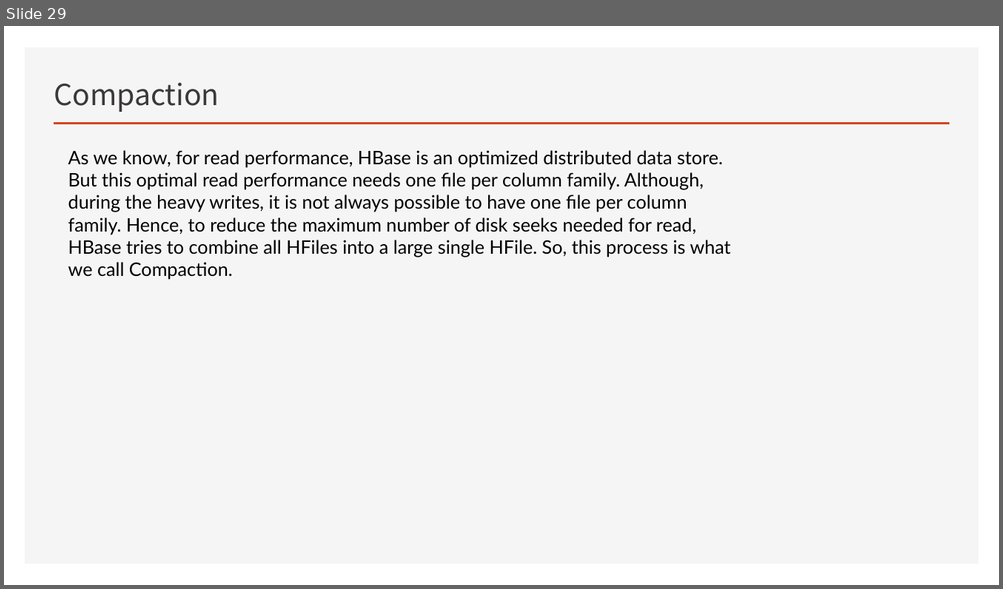
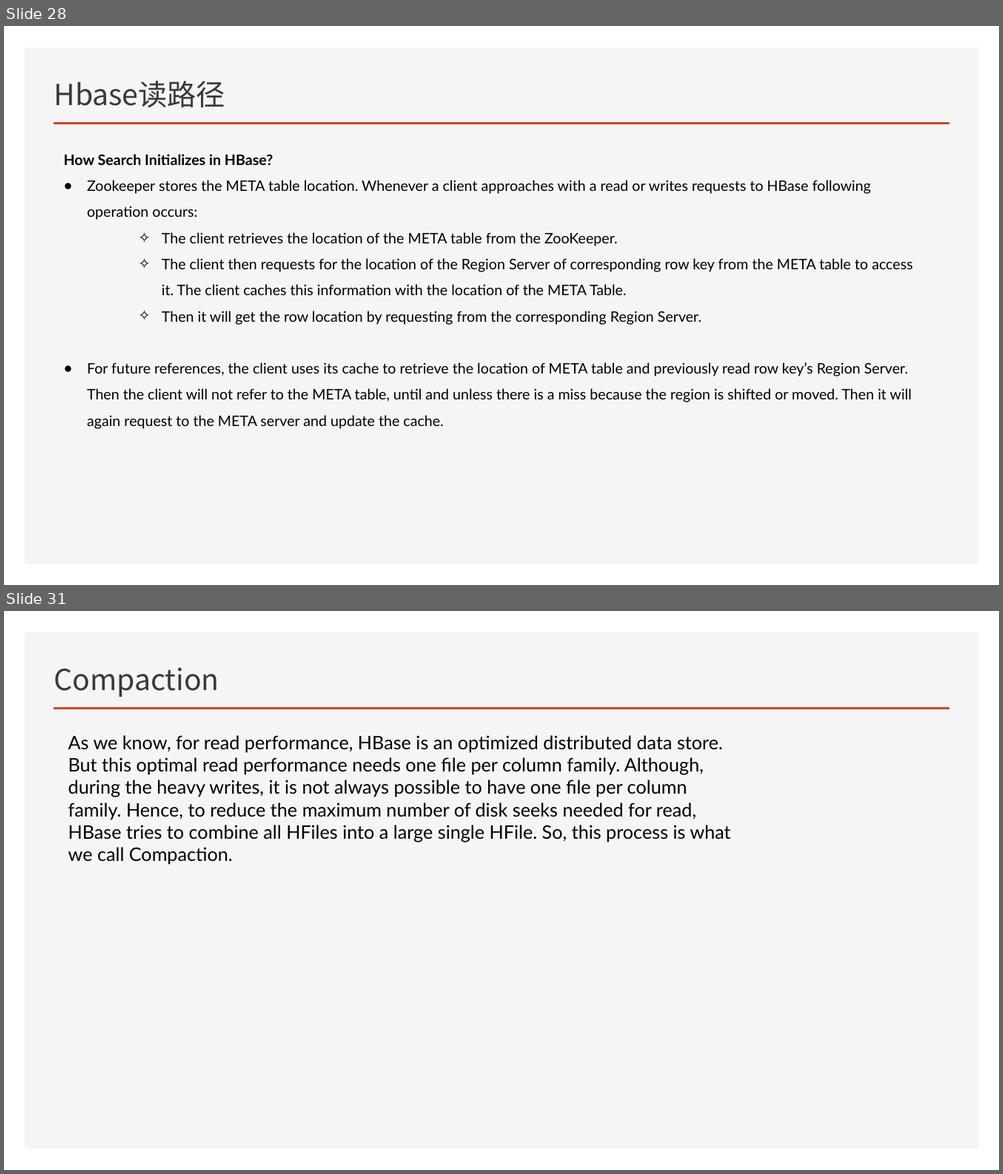
Before and after one commit to Zhangwusheng/Zhangwusheng.github.io, a slide deck: _posts/Hbase基本原理副本.pptx. Shown one above the other, each under a label of ours: slide 29 before the commit, slides 28 and 31 after it; the slides between them are not shown. The pictures are 1003x589 and 1003x1174 pixels, drawn with LibreOffice and Linux fonts; fonts in the diff are those of the drawing. Boxes give left, top, right and bottom in pixels: in the first picture for what was removed or moved away, otherwise in the second. Text is boxed around its words. In the diff, an @@ line names an element or a change of style, - is before the commit and + after.

```diff
--- a/_posts/Hbase基本原理副本.pptx
+++ b/_posts/Hbase基本原理副本.pptx
@@ slide 28 added at [4,26,999,585], background #FFFFFF; not listed: 2 template elements that a slide beside it also shows @@
@@ title added at [54,81,226,107], 28 pt, text #3B3838 @@
+Hbase读路径
@@ text added at [64,154,913,429], 14 pt, text #000000 @@
+How Search Initializes in HBase?
+● Zookeeper stores the META table location. Whenever a client approaches with a read or writes requests to HBase following operation occurs:
+    ✧ The client retrieves the location of the META table from the ZooKeeper.
+    ✧ The client then requests for the location of the Region Server of corresponding row key from the META table to access it. The client caches this information with the location of the META Table.
+    ✧ Then it will get the row location by requesting from the corresponding Region Server.
+● For future references, the client uses its cache to retrieve the location of META table and previously read row key’s Region Server. Then the client will not refer to the META table, until and unless there is a miss because the region is shifted or moved. Then it will again request to the META server and update the cache.
@@ what was slide 29 is now slide 31 @@
```
Also in this commit, not shown: 3 slides changed, 3 other slides added, 2 slides removed.
